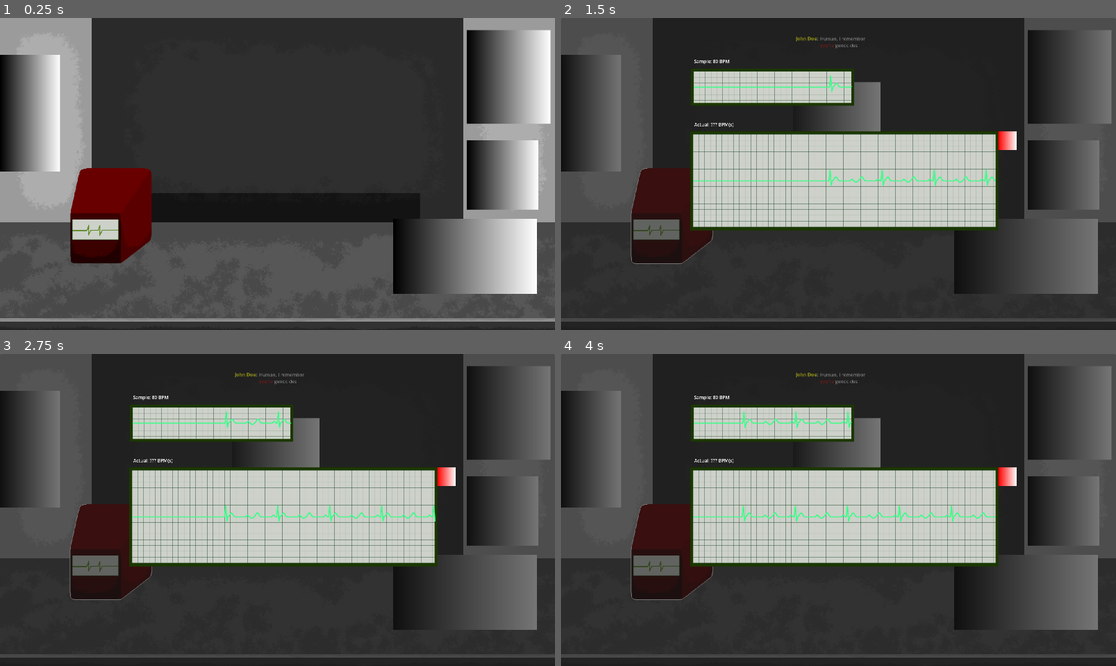
Above: before the commit, frames 1-4 (two rows, left to right).
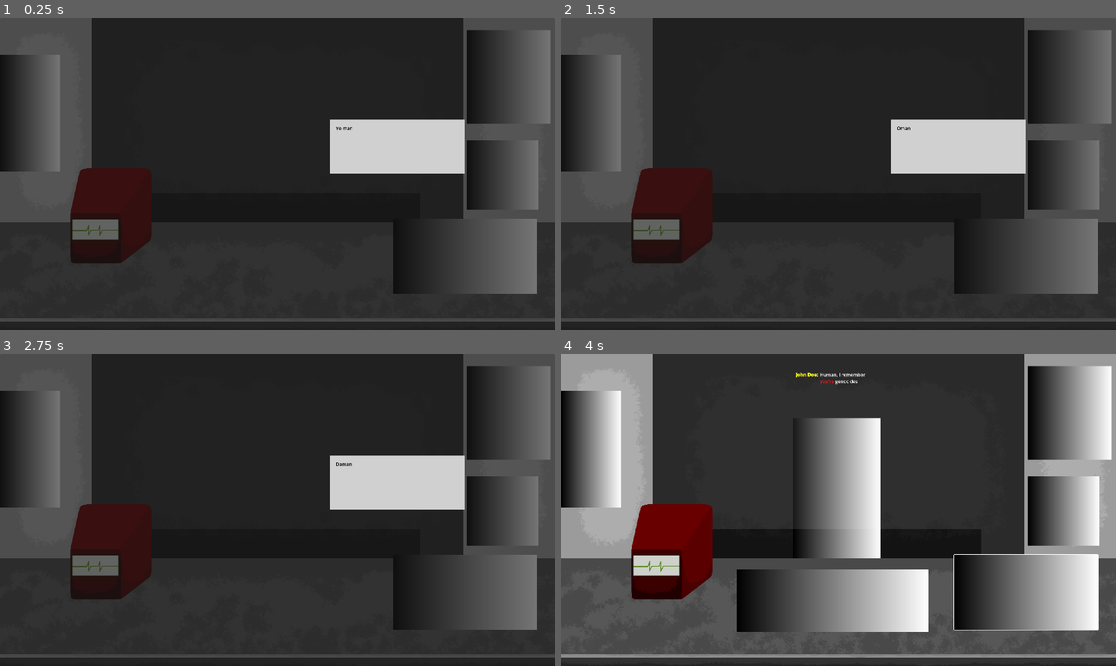
Above: after the commit, the same moments.

Repository: Blulow/brackeysjam
Game: Godot game, scene res://scenes/game.tscn
Same seed, same stepped clock (60 frames per second), same inputs: the game is played once before the commit and once after it.
Inputs (mouse positions are in pixels of both pictures, inside the frame that each line leads up to):
- Up to frame 1 (0.25 s): no input
- Up to frame 2 (1.5 s): move the mouse to (672, 214) at 0.52 s; click (672, 214) at 0.67 s; move the mouse to (588, 111) at 1.27 s; click (588, 111) at 1.42 s
- Up to frame 3 (2.75 s): move the mouse to (510, 413) at 2.02 s; click (510, 413) at 2.17 s
- Up to frame 4 (4 s): move the mouse to (1027, 591) at 2.77 s; click (1027, 591) at 2.92 s; move the mouse to (1005, 556) at 3.52 s; click (1005, 556) at 3.67 s

The runs differ from the first frame. In frame 1, 54% of the frame differs, in the area x 0-100%, y 0-98%; in frame 2, 22%; in frame 3, 22%; in frame 4, 69%.

Commit message:
add: phone dialogues

Diff:
--- a/assets/resources/rounds/round_1.tres
+++ b/assets/resources/rounds/round_1.tres
@@ -84,3 +84,4 @@
 heart_rates = Array[ExtResource("3_728il")]([SubResource("Resource_ttiw8")])
 feet_views = Array[ExtResource("1_tr004")]([SubResource("Resource_fbbl2")])
 speech_texts = Array[ExtResource("4_a13lx")]([SubResource("Resource_jkfpe")])
+dialogue = Array[String](["Yo man", "Yemen", "Oman", "Daman"])
--- a/scenes/game.tscn
+++ b/scenes/game.tscn
@@ -105,4 +105,5 @@
 
 [connection signal="round_done" from="RoundManager" to="RoundManager" method="_on_round_done"]
 [connection signal="round_end" from="RoundManager" to="RoundManager" method="_on_round_end"]
+[connection signal="round_start" from="RoundManager" to="World/PeopleArea/PeoplePath/PathFollow2D/People" method="_on_round_start"]
 [connection signal="round_stay" from="RoundManager" to="World/PeopleArea/PeoplePath/PathFollow2D/People" method="_on_round_stay"]
--- a/scenes/objects/phone.tscn
+++ b/scenes/objects/phone.tscn
@@ -1,6 +1,9 @@
 [gd_scene format=3 uid="uid://ccwqilakya26o"]
 
+[ext_resource type="Script" uid="uid://ek7buv36usdg" path="res://scripts/objects/phone.gd" id="1_1ue43"]
 [ext_resource type="Shader" uid="uid://bw5ewe3knewbx" path="res://assets/shaders/outline.gdshader" id="1_rmfap"]
+[ext_resource type="PackedScene" uid="uid://bmjjkm0ml1gmd" path="res://scenes/components/ui/popup_ui_component.tscn" id="3_rmfap"]
+[ext_resource type="PackedScene" uid="uid://h7adbwq7gxch" path="res://scenes/popup_ui/phone_popup.tscn" id="4_4edv8"]
 
 [sub_resource type="ShaderMaterial" id="ShaderMaterial_puc5w"]
 shader = ExtResource("1_rmfap")
@@ -20,7 +23,12 @@
 height = 241
 
 [node name="Phone" type="Node2D" unique_id=425908746]
+process_mode = 3
+script = ExtResource("1_1ue43")
 
 [node name="Sprite2D" type="Sprite2D" parent="." unique_id=304575131]
 material = SubResource("ShaderMaterial_puc5w")
 texture = SubResource("GradientTexture2D_nlo56")
+
+[node name="PopupUiComponent" parent="." unique_id=1180603586 instance=ExtResource("3_rmfap")]
+ui = ExtResource("4_4edv8")
--- /dev/null
+++ b/scenes/popup_ui/phone_popup.tscn
@@ -0,0 +1,68 @@
+[gd_scene format=3 uid="uid://h7adbwq7gxch"]
+
+[ext_resource type="PackedScene" uid="uid://bul24ekiahunx" path="res://scenes/popup_ui/ui/popup_overlay.tscn" id="1_0yn1p"]
+[ext_resource type="Script" uid="uid://ds88kycgi2chh" path="res://scripts/popup_ui/phone_popup.gd" id="1_w4sjb"]
+
+[sub_resource type="Gradient" id="Gradient_1m8tj"]
+colors = PackedColorArray(1, 1, 1, 1, 1, 1, 1, 1)
+
+[sub_resource type="GradientTexture2D" id="GradientTexture2D_0yn1p"]
+gradient = SubResource("Gradient_1m8tj")
+width = 466
+height = 186
+
+[node name="PhonePopup" type="Control" unique_id=1802960549 groups=["popup"]]
+process_mode = 3
+layout_mode = 3
+anchors_preset = 15
+anchor_right = 1.0
+anchor_bottom = 1.0
+grow_horizontal = 2
+grow_vertical = 2
+script = ExtResource("1_w4sjb")
+
+[node name="PopupOverlay" parent="." unique_id=1070462315 instance=ExtResource("1_0yn1p")]
+layout_mode = 0
+anchors_preset = 0
+anchor_right = 0.0
+anchor_bottom = 0.0
+offset_right = 1920.0
+offset_bottom = 1080.0
+grow_horizontal = 1
+grow_vertical = 1
+
+[node name="UI" type="Control" parent="." unique_id=1950851447]
+layout_mode = 1
+anchors_preset = 8
+anchor_left = 0.5
+anchor_top = 0.5
+anchor_right = 0.5
+anchor_bottom = 0.5
+offset_left = -20.0
+offset_top = -20.0
+offset_right = 20.0
+offset_bottom = 20.0
+grow_horizontal = 2
+grow_vertical = 2
+
+[node name="TextureRect" type="TextureRect" parent="UI" unique_id=291500506]
+modulate = Color(0.81640625, 0.81640625, 0.81640625, 1)
+layout_mode = 0
+offset_left = 202.0
+offset_top = -168.0
+offset_right = 668.0
+offset_bottom = 18.0
+texture = SubResource("GradientTexture2D_0yn1p")
+
+[node name="RichTextLabel" type="RichTextLabel" parent="UI/TextureRect" unique_id=541587051]
+layout_mode = 1
+anchors_preset = 15
+anchor_right = 1.0
+anchor_bottom = 1.0
+offset_left = 20.0
+offset_top = 18.0
+offset_right = -21.0
+offset_bottom = -21.0
+grow_horizontal = 2
+grow_vertical = 2
+theme_override_colors/default_color = Color(0, 0, 0, 1)
--- a/scripts/managers/round_manager.gd
+++ b/scripts/managers/round_manager.gd
@@ -18,6 +18,8 @@
 signal round_end
 signal round_done
 signal concluded(conc: bool)
+
+signal dialogue_set(dialogue: Array[String])
 
 func _ready() -> void:
 	GameManager.round_manager = self
--- /dev/null
+++ b/scripts/objects/phone.gd
@@ -0,0 +1,6 @@
+extends Node2D
+
+func show_dialogue(dialogue: Array[String]) -> void:
+	get_tree().paused = true
+	$PopupUiComponent.show_ui()
+	GameManager.round_manager.dialogue_set.emit(dialogue)
--- a/scripts/people/people.gd
+++ b/scripts/people/people.gd
@@ -15,6 +15,7 @@
 var heart_rates: Array[Heartrate]
 var feet_views: Array[bool]
 var speech_texts: Array[Speech]
+var dialogue: Array[String]
 var singular: bool
 
 func set_people(config: PeopleConfig) -> void:
@@ -25,6 +26,7 @@
 	heart_rates = config.get_heart_rates()
 	feet_views = config.get_feet_views()
 	speech_texts = config.get_speech_texts()
+	dialogue = config.dialogue
 
 	people.clear()
 	for i: int in range(config.get_count()):
@@ -105,3 +107,6 @@
 		speech_container.add_child(speech_text)
 		speech_text.set_speaker(speech_texts[i].speaker)
 		speech_text.set_text(speech_texts[i].text)
+
+func _on_round_start() -> void:
+	$"../../../../Objects/Phone".show_dialogue(dialogue)
--- a/scripts/people/people_config.gd
+++ b/scripts/people/people_config.gd
@@ -9,6 +9,7 @@
 @export var heart_rates: Array[PeopleConfigHeartrateValue]
 @export var feet_views: Array[PeopleConfigBoolValue]
 @export var speech_texts: Array[PeopleConfigSpeechValue]
+@export var dialogue: Array[String]
 
 func get_count() -> int:
 	return count.get_value()
--- /dev/null
+++ b/scripts/popup_ui/phone_popup.gd
@@ -0,0 +1,29 @@
+extends Control
+
+@onready var label: RichTextLabel = $UI/TextureRect/RichTextLabel
+
+var dialogue: Array[String]
+var idx: int = 0
+
+func _ready() -> void:
+	GameManager.round_manager.dialogue_set.connect(_on_dialogue_set)
+
+func _on_dialogue_set(_dialogue: Array[String]) -> void:
+	dialogue = _dialogue
+	label.clear()
+	label.append_text(dialogue[idx])
+
+func _input(event: InputEvent) -> void:
+	if event is InputEventMouseButton:
+		if event.button_index == MOUSE_BUTTON_LEFT and event.pressed:
+			advance_dialogue()
+
+func advance_dialogue() -> void:
+	idx += 1
+	if idx >= dialogue.size():
+		get_tree().paused = false
+		queue_free()
+		return
+
+	label.clear()
+	label.append_text(dialogue[idx])
Not shown, added: scripts/objects/phone.gd.uid
Not shown, added: scripts/popup_ui/phone_popup.gd.uid
